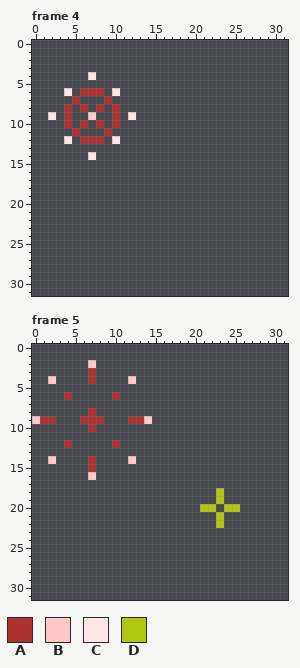
A pixel-art file gets an edit: Assets/Art/Fireworks.aseprite. That is the earlier state.
32x32 pixels, 28 frames. Pixels under 10% opacity are left out. Shown: frame 4, frame 5. The commit also changed other frames, which this record leaves out.
Palette (. is transparent): A #ac3232  B #ffc8c8  C #ffe6e6  D #b1c611
Pixels before, frame 4, first column x 2:
 4 .....C.....
 5 ...........
 6 ..C.AAA.C..
 7 ...A...A...
 8 ..A.A.A.A..
 9 C.A..B..A.C
10 ..A.A.A.A..
11 ...A...A...
12 ..C.AAA.C..
13 ...........
14 .....C.....
Pixels before, frame 5, first column x 0:
 2 .......B..................
 3 .......A..................
 4 ..B....A....B.............
 5 ..........................
 6 ....A.....A...............
 7 ..........................
 8 .......A..................
 9 BAA...AAA...AAB...........
10 .......A..................
11 ..........................
12 ....A.....A...............
13 ..........................
14 ..B....A....B.............
15 .......A..................
16 .......B..................
17 ..........................
18 .......................D..
19 .......................D..
20 .....................DD.DD
21 .......................D..
22 .......................D..
Once edited:
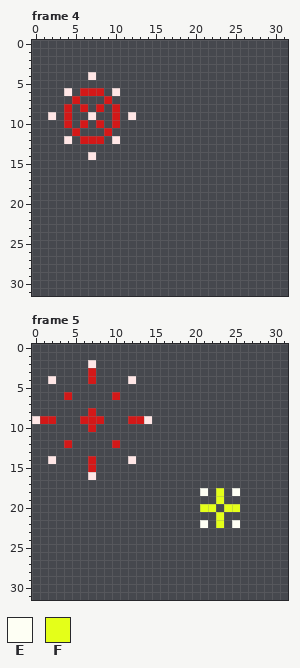
Colours new in this view: E #fefff4  F #e4ff19
The edit:
colour A: #ac3232 -> #d31818
Changed rows in their new state; - is a pixel that keeps its letter.
Frame 4, layer "Layer 1":
first column x 7:
 9 C
Frame 5, layer "Layer 1":
first column x 2:
 2 -----C-----
 4 C---------C
first column x 0:
 9 C-------------C
first column x 2:
14 C---------C-------------
16 -----C------------------
18 -------------------E-F-E
19 ---------------------F--
20 -------------------FF-FF
21 ---------------------F--
22 -------------------E-F-E
Boxes around the changes in both pictures, in picture pixels (x1, y1, x2, y2):
changed: (64, 88, 120, 144)
changed: (32, 360, 152, 480)
changed: (200, 488, 240, 528)
